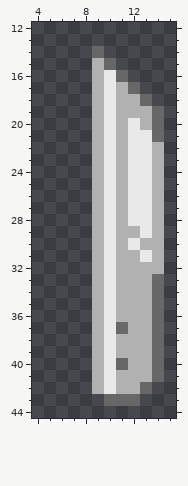
Pixel-art sprite: hold/tealsummernights/tsn.bs.b.ihc.4b.png. Above is the file before it was changed.
The file is 24x64 pixels. Shown: x 4..15, y 12..44.
The same view after the edit:
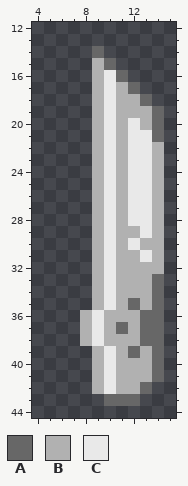
Palette (. is transparent): A #676767  B #b1b1b1  C #e9e9e9
Message: whaddya know i made a minor change directly after uploading
The edit:
y 35: x 12 B -> A
y 36..38: x 8..10 .BC -> BCB; x 13 B -> A
y 39: x 12 B -> A
y 40: x 11 A -> B
